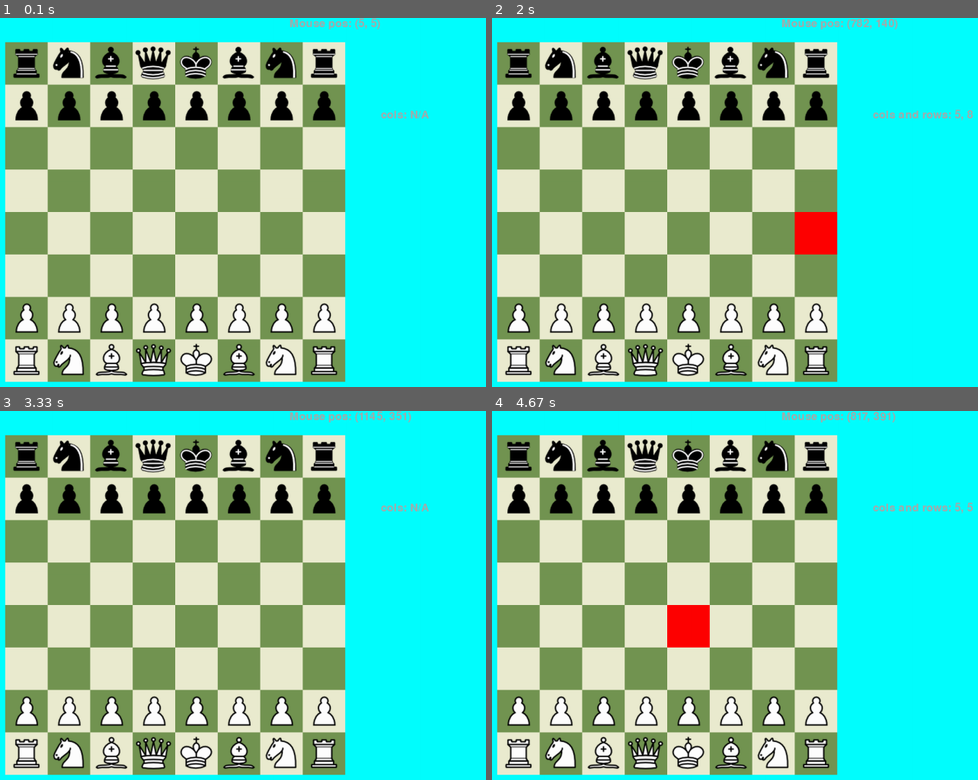
Above: before the commit, frames 1-4 (two rows, left to right).
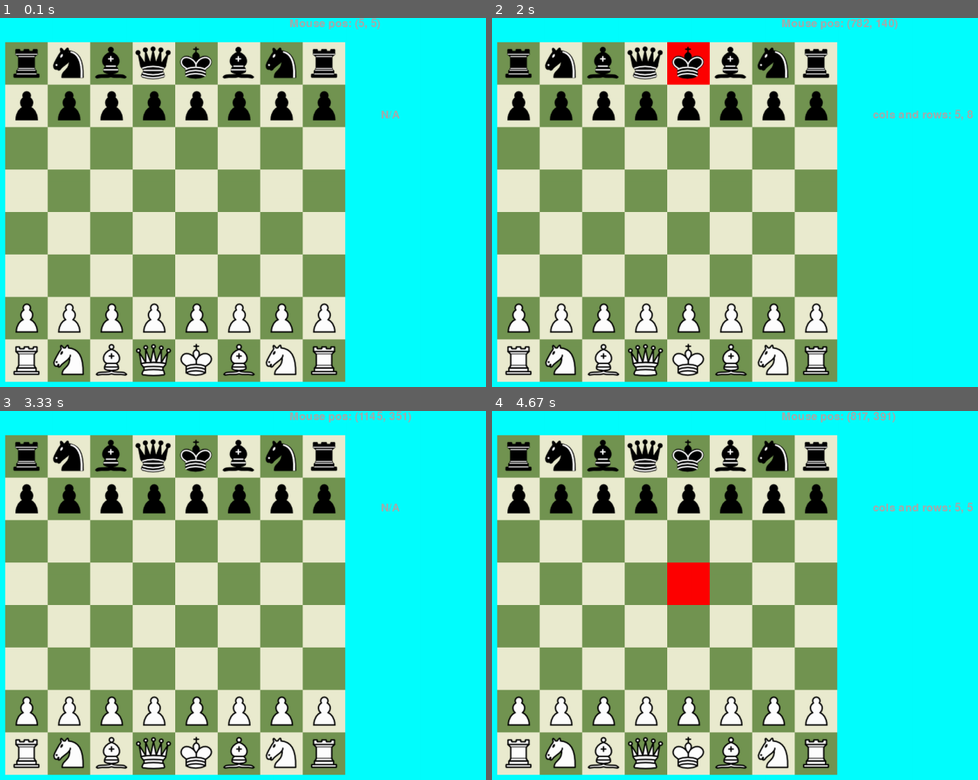
Above: after the commit, the same moments.

Repository: ArielBaron/ChessInPython
Game: pygame game, started from New_pygame.py
The game is run twice, just before and just after one commit, with the same random seed, the same clock (stepped at 60 frames per second) and the same inputs.
Inputs (mouse positions are in pixels of both pictures, inside the frame that each line leads up to):
- Up to frame 1 (0.1 s): no input
- Up to frame 2 (2 s): click (666, 213) at 0.38 s; click (671, 235) at 0.72 s; click (outside the picture) at 1.05 s; click (919, 350) at 1.38 s; click (681, 80) at 1.72 s
- Up to frame 3 (3.33 s): click (145, 706) at 2.05 s; click (150, 540) at 2.38 s; click (77, 525) at 2.72 s; click (354, 569) at 3.05 s
- Up to frame 4 (4.67 s): click (880, 595) at 3.38 s; click (812, 536) at 3.72 s; click (outside the picture) at 4.05 s; click (696, 588) at 4.38 s

The runs differ from the first frame. In frame 1, 0.1% of the frame differs, in the area x 78-89%, y 24-28%; in frame 2, 1.8%; in frame 3, 0.1%; in frame 4, 2.0%, in the area x 36-45%, y 41-65%.

Commit message:
make clicking work

Diff:
--- a/New_pygame.py
+++ b/New_pygame.py
@@ -101,7 +101,7 @@
     col, row = get_square_from_mouse(mouse_pos)
 
     # Update label with the current column and row
-    col_row_text = f'cols and rows: {col+1}, {row+1}' if col is not None and row is not None else 'cols: N/A'
+    col_row_text = f'cols and rows: {col+1}, {row+1}' if col is not None and row is not None else 'N/A'
     WINDOW.blit(FONT.render(f'Mouse pos: {mouse_pos}', True, "darkgray"), (WINDOW_WIDTH - 500, 0))
     WINDOW.blit(FONT.render(col_row_text, True, "darkgray"), (WINDOW_WIDTH - 300, 200))
 
@@ -110,13 +110,14 @@
             square_number = row * 8 + col
             currentRect = BOARD_START_X + col * SQUARE_SIZE, BOARD_START_Y + row * SQUARE_SIZE, SQUARE_SIZE, SQUARE_SIZE
             # Draw Squares
-            if selected_square is not None and row==selected_square[0] and col==selected_square[1]:
-                pygame.draw.rect(WINDOW, "red", currentRect)
-                print("YES")
-            elif (row + col) % 2 == 0:  # Check if the square is even
+
+            if (row + col) % 2 == 0:  # Check if the square is even
                 pygame.draw.rect(WINDOW, GREEN, currentRect)  # Draw a green square
             else:
                 pygame.draw.rect(WINDOW, WHITE, currentRect)  # Draw a white square
+            if selected_square != (None, None) and selected_square != None:
+                if  selected_square[1] * 8 + selected_square[0] == (7 - row) * 8 + col:
+                    pygame.draw.rect(WINDOW, "red", currentRect)
             # Handle Pieces
             if game_board[square_number] != "0":
                 piece_dict = {'K': K, 'k': k, 'P': P, "p": p, 'R': R, 'r': r, 'N': N, 'n': n, 'B': B, 'b': b, 'Q': Q, 'q': q}
@@ -138,7 +139,6 @@
             if event.type == pygame.MOUSEBUTTONDOWN:
                 if event.button == 1:
                     selected_square = (get_square_from_mouse(pygame.mouse.get_pos()))
-                    print(selected_square)
 
 
 
